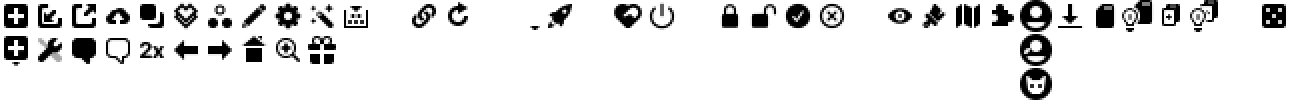
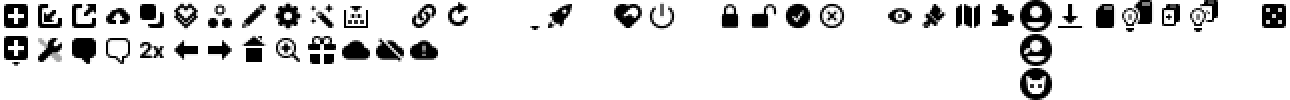
Two versions of the same layered image (1290x100). Layer-by-layer changes:
added group "IconToolbarCloud" with 1 layers above "IconToolbarCloudDisconnected" over [342,40,370,60]
added layer "Toolbar Icons" (5th of 46, in "IconToolbarCloud") in group "IconToolbarCloud" over [342,40,370,60]
added group "IconToolbarCloudDisconnected" with 1 layers above "IconToolbarCloudError" over [376,38,404,62]
added layer "Toolbar Icons" (6th of 46, in "IconToolbarCloudDisconnected") in group "IconToolbarCloudDisconnected" over [376,38,404,62]
added group "IconToolbarCloudError" with 1 layers above "IconToolbarComment" over [410,40,438,60]
added layer "Toolbar Icons" (7th of 46, in "IconToolbarCloudError") in group "IconToolbarCloudError" over [410,40,438,60]
